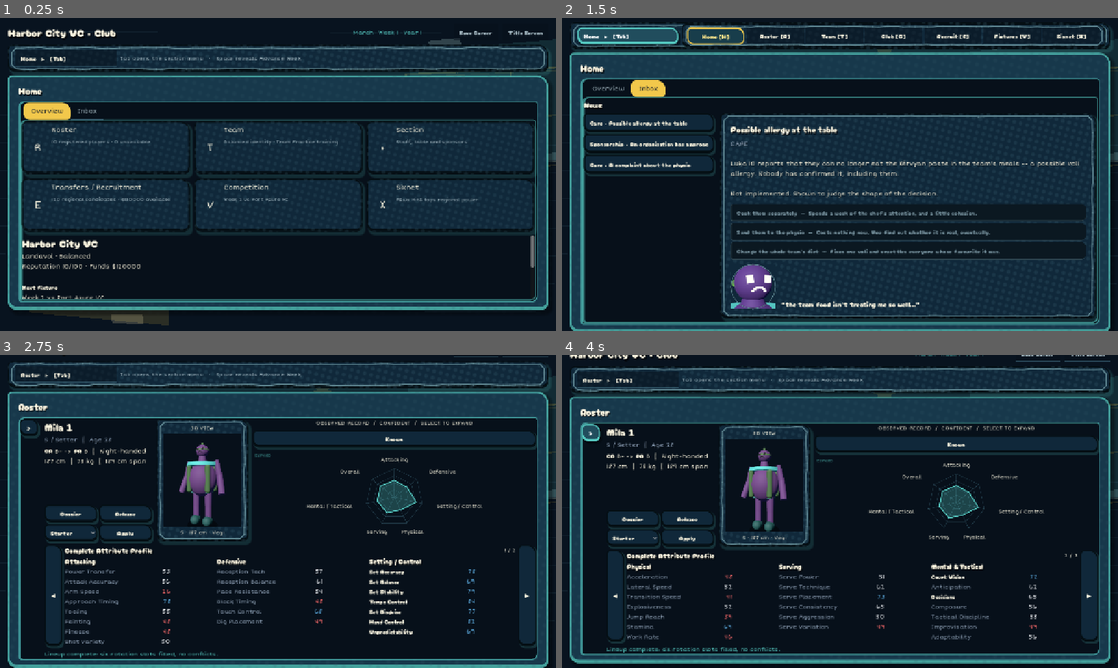
Above: before the commit, frames 1-4 (two rows, left to right).
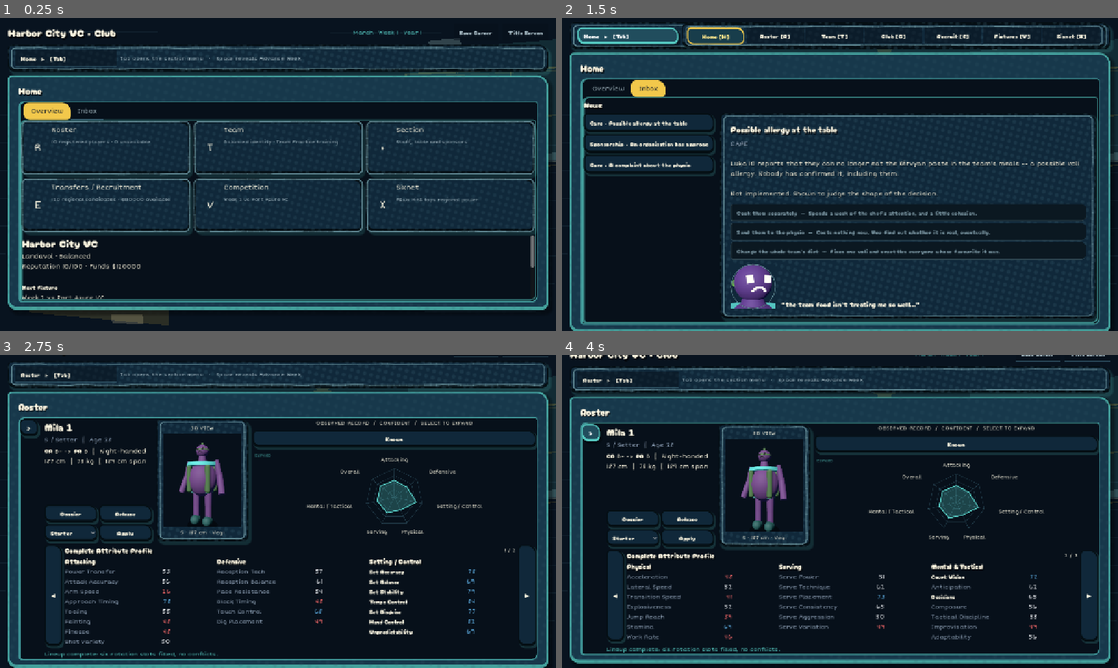
Above: after the commit, the same moments.

Repository: iracarranza/volley-world-manager
Game: Godot game, scene res://tools/preview/dashboard_preview.tscn
Same seed, same stepped clock (60 frames per second), same inputs: the game is played once before the commit and once after it. This scene is started directly instead of the project's main scene.
Inputs (mouse positions are in pixels of both pictures, inside the frame that each line leads up to):
- Up to frame 1 (0.25 s): no input
- Up to frame 2 (1.5 s): click "Title Screen" at 0.5 s; click "Home ▸ [Tab]" at 1.25 s
- Up to frame 3 (2.75 s): click (105, 486) at 2 s
- Up to frame 4 (4 s): click "Roster ▸ [Tab]" at 2.75 s; click ">" at 3.5 s

The runs differ from the first frame. In frame 1, 2.8% of the frame differs, in the area x 2-98%, y 9-69%; in frame 2, 0.7%; in frame 3, 0.9%; in frame 4, 0.6%.

Commit message:
Draw the ink outline on every inked surface, not just one
Six of the seven visible inked surfaces on the dashboard were blank, and
the seventh only worked by accident.

`_ready()` called `set_anchors_preset(PRESET_FULL_RECT)`, which does not
mean "snap to the parent's rect". With `keep_offsets = false` it changes
which edges the control is anchored to and recomputes the offsets so the
control keeps exactly the rect it already had -- so the outline stayed at
its content-derived 163x0 and returned at the `size.y < 4.0` guard without
painting a pixel. Under a `PanelContainer` it drew correctly because a
`Container` force-fits its children and ignores anchors entirely, which is
why `NavStrip` alone had an edge and every dashboard card did not. The call
is `set_anchors_and_offsets_preset`.

A probe harness now walks the real dashboard after a real style pass and
prints each inked surface's rect beside its outline's, because "the outline
exists" and "the outline has a size" look identical from the code and only
one of them draws.

With the cards actually drawing, the corners were visibly a 45-degree
chamfer: the ring was built from eight points with a straight segment
across each corner, while the stylebox behind it is rounded. The panel's
own corner sat outside the ink, so the one place the eye looks for a hand
was the one place the line was provably machine-made. Corners are now
walked as arcs, with the wander applied along the radius so the pen strays
perpendicular to travel there as it does on a straight.

The radius comes from the parent's own stylebox rather than a constant
here, so a theme free to round its panels differently does not leave the
pen turning at a radius the panel never uses.

Diff:
--- a/scenes/components/ink_outline.gd
+++ b/scenes/components/ink_outline.gd
@@ -31,10 +31,10 @@
 
 ## How far the line may stray from true, in pixels.
 ##
-## Small on purpose. Past about a pixel and a half the panel stops looking hand
-## drawn and starts looking broken -- the eye reads a wobbly rectangle as a
-## rendering fault long before it reads it as craft.
-const WANDER_PIXELS: float = 1.15
+## Small on purpose, and smaller than it first shipped. At 1.15 the wobble was
+## the loudest thing about the line; a drawn edge is mostly straight, and what
+## says "hand" is the *variation in the ink*, not the deviation of the path.
+const WANDER_PIXELS: float = 0.62
 
 ## Pen width along a run, and what it becomes at a corner.
 ##
@@ -50,6 +50,26 @@
 ## Inset from the panel's own rect, so the line sits on the edge rather than half
 ## outside it.
 const EDGE_INSET: float = 1.0
+
+## How much ink the ball can fail to lay down, at worst.
+##
+## A ballpoint does not deposit an even line: the ball picks up ink in bursts, so
+## a stroke runs solid, thins over a stretch where the bearing is dry, and comes
+## back. That starvation is what a real pen line looks like up close, and it is a
+## different thing from the path wandering -- one is where the line goes, the
+## other is how much of it arrives.
+##
+## 0.62 leaves the driest stretch faint but never absent. A line that genuinely
+## breaks reads as a rendering gap rather than as ink.
+const COVERAGE_DEPTH: float = 0.62
+
+## How many segments a dry stretch lasts. A pen starves over a run and re-inks;
+## per-segment noise would be a dotted line, which is a different instrument.
+const COVERAGE_RUN: int = 5
+
+## How much thinner the stroke goes where it is starved. A dry ball lays down a
+## narrower line as well as a fainter one.
+const COVERAGE_WIDTH_FLOOR: float = 0.72
 
 ## Which panel this is, for the wander. Assigned by whoever creates the outline;
 ## identical seeds draw identical edges, which is the point.
@@ -64,7 +84,17 @@
 	## drawn over, and it must never be restyled by the pass that created it.
 	mouse_filter = Control.MOUSE_FILTER_IGNORE
 	set_meta("ui_style_exempt", true)
-	set_anchors_preset(Control.PRESET_FULL_RECT)
+	## `set_anchors_and_offsets_preset`, not `set_anchors_preset`.
+	##
+	## The latter takes `keep_offsets = false` to mean "recompute the offsets so
+	## the control keeps the rect it already has" -- it changes which edges the
+	## control is anchored to and deliberately leaves it exactly where it was.
+	## Read as "snap to full rect" it looks right and does nothing, which is what
+	## happened: under a `PanelContainer` the outline was fitted by the container
+	## and drew correctly, and under every `Button` it kept its content-derived
+	## rect of 163x0 and returned at the size guard without painting a pixel. Six
+	## of the seven inked surfaces on the dashboard were blank.
+	set_anchors_and_offsets_preset(Control.PRESET_FULL_RECT)
 	resized.connect(queue_redraw)
 
 
@@ -86,9 +116,12 @@
 		var from: Vector2 = points[index]
 		var to: Vector2 = points[index + 1]
 		var midpoint := (from + to) * 0.5
+		var coverage := _coverage(index)
 		draw_line(
-			from, to, ink,
-			_stroke_width(midpoint, shortest),
+			from, to,
+			Color(ink, ink.a * coverage),
+			_stroke_width(midpoint, shortest)
+				* lerpf(COVERAGE_WIDTH_FLOOR, 1.0, coverage),
 			true,
 		)
 
@@ -103,35 +136,85 @@
 		Vector2(EDGE_INSET, EDGE_INSET),
 		size - Vector2(EDGE_INSET, EDGE_INSET) * 2.0
 	)
-	var radius := clampf(corner_radius, 0.0, minf(rect.size.x, rect.size.y) * 0.5)
-	var corners := [
+	var radius := clampf(
+		_resolved_radius(), 0.0, minf(rect.size.x, rect.size.y) * 0.5
+	)
+	## The ring in draw order, clockwise from the top: each side's straight run,
+	## then the arc that turns onto the next side.
+	var side_starts := [
 		rect.position + Vector2(radius, 0.0),
+		rect.position + Vector2(rect.size.x, radius),
+		rect.position + Vector2(rect.size.x - radius, rect.size.y),
+		rect.position + Vector2(0.0, rect.size.y - radius),
+	]
+	var side_ends := [
 		rect.position + Vector2(rect.size.x - radius, 0.0),
-		rect.position + Vector2(rect.size.x, radius),
 		rect.position + Vector2(rect.size.x, rect.size.y - radius),
-		rect.position + Vector2(rect.size.x - radius, rect.size.y),
 		rect.position + Vector2(radius, rect.size.y),
-		rect.position + Vector2(0.0, rect.size.y - radius),
 		rect.position + Vector2(0.0, radius),
 	]
+	var arc_centres := [
+		rect.position + Vector2(rect.size.x - radius, radius),
+		rect.position + Vector2(rect.size.x - radius, rect.size.y - radius),
+		rect.position + Vector2(radius, rect.size.y - radius),
+		rect.position + Vector2(radius, radius),
+	]
+	var outward := [Vector2.UP, Vector2.RIGHT, Vector2.DOWN, Vector2.LEFT]
 	var path := PackedVector2Array()
 	var step := 0
-	for index in range(corners.size()):
-		var from: Vector2 = corners[index]
-		var to: Vector2 = corners[(index + 1) % corners.size()]
-		var span := from.distance_to(to)
-		var divisions := maxi(int(span / SEGMENT_LENGTH), 1)
-		var normal := (to - from).orthogonal().normalized() \
-			if span > 0.001 else Vector2.ZERO
+	for side in range(4):
+		var from: Vector2 = side_starts[side]
+		var to: Vector2 = side_ends[side]
+		var divisions := maxi(int(from.distance_to(to) / SEGMENT_LENGTH), 1)
 		for division in range(divisions):
-			var along := float(division) / float(divisions)
 			step += 1
 			path.append(
-				from.lerp(to, along) + normal * _wander(step)
+				from.lerp(to, float(division) / float(divisions))
+					+ outward[side] * _wander(step)
+			)
+		if radius <= 0.5:
+			continue
+		## The turn onto the next side, walked around rather than cut across.
+		##
+		## This was a single straight segment between the two corner points --
+		## a 45-degree chamfer. The stylebox behind it is rounded, so the panel's
+		## own corner sat *outside* the ink and the one place the eye looks for
+		## the hand was the one place the line was provably machine-made.
+		var start_angle := -PI * 0.5 + float(side) * PI * 0.5
+		var arc_steps := maxi(int(radius * PI * 0.5 / SEGMENT_LENGTH) + 1, 4)
+		for division in range(arc_steps):
+			var angle := start_angle \
+				+ PI * 0.5 * float(division) / float(arc_steps)
+			step += 1
+			## Wander applied along the radius, so the pen strays off the curve
+			## the same way it strays off a straight -- perpendicular to travel.
+			path.append(
+				arc_centres[side]
+					+ Vector2(cos(angle), sin(angle)) * (radius + _wander(step))
 			)
 	if path.size() > 0:
 		path.append(path[0])
 	return path
+
+
+## What radius the surface underneath actually uses.
+##
+## Read from the parent's own stylebox rather than carried as a constant here:
+## the two themes are free to round their panels differently, and a pen that
+## turns at a radius the panel does not use traces an edge that is not there.
+## `corner_radius` stays as the fallback for a parent with no flat stylebox.
+func _resolved_radius() -> float:
+	var parent := get_parent() as Control
+	if parent == null:
+		return corner_radius
+	var variation := parent.theme_type_variation
+	for style_name: StringName in [&"panel", &"normal"]:
+		if not parent.has_theme_stylebox(style_name, variation):
+			continue
+		var box := parent.get_theme_stylebox(style_name, variation) as StyleBoxFlat
+		if box != null:
+			return float(box.corner_radius_top_left)
+	return corner_radius
 
 
 ## How far off true the pen is at this point along the chain.
@@ -143,6 +226,20 @@
 	var slow := _unit(step / 3 + 1) - 0.5
 	var fast := _unit(step + 977) - 0.5
 	return (slow * 1.4 + fast * 0.6) * WANDER_PIXELS
+
+
+## How much ink reached the paper on this segment.
+##
+## Cubed, so most of the stroke is fully inked and only occasionally does the
+## ball run dry -- a linear draw would leave the whole line permanently patchy,
+## which reads as a bad texture rather than as a pen. The slow term holds a dry
+## stretch across several segments the way a real bearing does; the fast term is
+## the grain within it.
+func _coverage(index: int) -> float:
+	var starve := _unit(index / COVERAGE_RUN + 313)
+	var grain := _unit(index + 4409)
+	var dry := pow(starve, 3.0) * 0.82 + pow(grain, 5.0) * 0.18
+	return clampf(1.0 - COVERAGE_DEPTH * dry, 0.0, 1.0)
 
 
 ## Thicker where the hand slows: at the corners, and never in the middle of a
--- /dev/null
+++ b/tools/preview/ink_probe.gd
@@ -0,0 +1,65 @@
+extends Control
+
+## Which surfaces actually carry a drawn edge, and how big it is.
+##
+## The style pass assigns the outline by theme variation, which is easy to read
+## as correct and hard to confirm: a card whose outline exists but has zero size
+## draws nothing, and looks exactly like a card that never got one. This walks
+## the real dashboard after a real style pass and reports both facts side by
+## side.
+
+const UIStyle := preload("res://scripts/systems/ui_style_system.gd")
+const DarkTheme := preload("res://scenes/themes/dark_theme.tres")
+
+var _dashboard: Control
+var _frame: int = 0
+
+
+func _ready() -> void:
+	theme = DarkTheme
+	var manager := get_node("/root/CareerManager")
+	manager.create_career(
+		"Preview Career", "Harbor City VC", "Landavol", "Club", "Balanced"
+	)
+	var packed := load("res://scenes/screens/career_dashboard.tscn") as PackedScene
+	_dashboard = packed.instantiate()
+	add_child(_dashboard)
+	UIStyle.apply(self, false)
+
+
+func _process(_delta: float) -> void:
+	_frame += 1
+	if _frame < 30:
+		return
+	var tiers := {}
+	var report: Array[String] = []
+	_walk(_dashboard, tiers, report)
+	print("--- tier census ---")
+	for key in tiers:
+		print("%s: %d" % [key, tiers[key]])
+	print("--- inked surfaces ---")
+	for line in report:
+		print(line)
+	get_tree().quit()
+
+
+func _walk(node: Node, tiers: Dictionary, report: Array[String]) -> void:
+	if node is Control:
+		var control := node as Control
+		var variation := String(control.theme_type_variation)
+		if not variation.is_empty():
+			tiers[variation] = int(tiers.get(variation, 0)) + 1
+		if variation in ["CardPanel", "DashboardCard", "InsetPanel"]:
+			var outline := control.get_node_or_null("InkOutline")
+			var outline_size := "MISSING"
+			if outline != null:
+				outline_size = str((outline as Control).size)
+			report.append(
+				"%-28s %-14s parent=%s outline=%s visible=%s"
+				% [
+					control.name, variation, str(control.size), outline_size,
+					control.is_visible_in_tree(),
+				]
+			)
+	for child in node.get_children():
+		_walk(child, tiers, report)
--- /dev/null
+++ b/tools/preview/ink_probe.tscn
@@ -0,0 +1,10 @@
+[gd_scene load_steps=2 format=3]
+
+[ext_resource type="Script" path="res://tools/preview/ink_probe.gd" id="1"]
+
+[node name="InkProbe" type="Control"]
+layout_mode = 3
+anchors_preset = 15
+anchor_right = 1.0
+anchor_bottom = 1.0
+script = ExtResource("1")
--- /dev/null
+++ b/tools/preview/ink_shot.gd
@@ -0,0 +1,41 @@
+extends Control
+
+## One frame of the dashboard home screen, for judging the drawn edge.
+##
+## Separate from `dashboard_preview.tscn` because that harness walks nineteen
+## sections and takes minutes; looking at a line does not need the tour.
+
+const UIStyle := preload("res://scripts/systems/ui_style_system.gd")
+const DarkTheme := preload("res://scenes/themes/dark_theme.tres")
+const LightTheme := preload("res://scenes/themes/light_theme.tres")
+
+## Flipped from the command line via `--light`, so both themes come from one
+## harness rather than from a constant somebody has to remember to edit back.
+var _light_mode: bool = false
+var _dashboard: Control
+var _frame: int = 0
+
+
+func _ready() -> void:
+	_light_mode = "--light" in OS.get_cmdline_user_args()
+	theme = LightTheme if _light_mode else DarkTheme
+	var manager := get_node("/root/CareerManager")
+	manager.create_career(
+		"Preview Career", "Harbor City VC", "Landavol", "Club", "Balanced"
+	)
+	var packed := load("res://scenes/screens/career_dashboard.tscn") as PackedScene
+	_dashboard = packed.instantiate()
+	add_child(_dashboard)
+	if _dashboard.has_method("set_light_mode"):
+		_dashboard.set_light_mode(_light_mode)
+	UIStyle.apply(self, _light_mode)
+
+
+func _process(_delta: float) -> void:
+	_frame += 1
+	if _frame < 30:
+		return
+	var path := "user://ink_shot_%s.png" % ("light" if _light_mode else "dark")
+	get_viewport().get_texture().get_image().save_png(path)
+	print("saved %s" % ProjectSettings.globalize_path(path))
+	get_tree().quit()
--- /dev/null
+++ b/tools/preview/ink_shot.tscn
@@ -0,0 +1,10 @@
+[gd_scene load_steps=2 format=3]
+
+[ext_resource type="Script" path="res://tools/preview/ink_shot.gd" id="1"]
+
+[node name="InkShot" type="Control"]
+layout_mode = 3
+anchors_preset = 15
+anchor_right = 1.0
+anchor_bottom = 1.0
+script = ExtResource("1")
Not shown, added: tools/preview/ink_probe.gd.uid
Not shown, added: tools/preview/ink_shot.gd.uid
